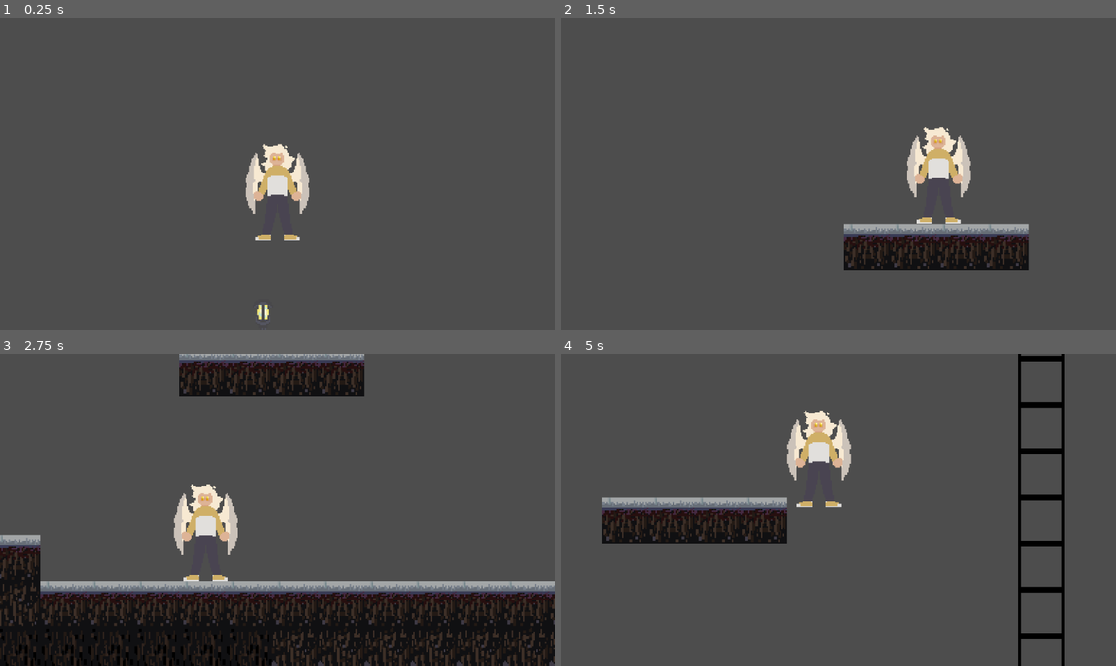
Above: before the commit, frames 1-4 (two rows, left to right).
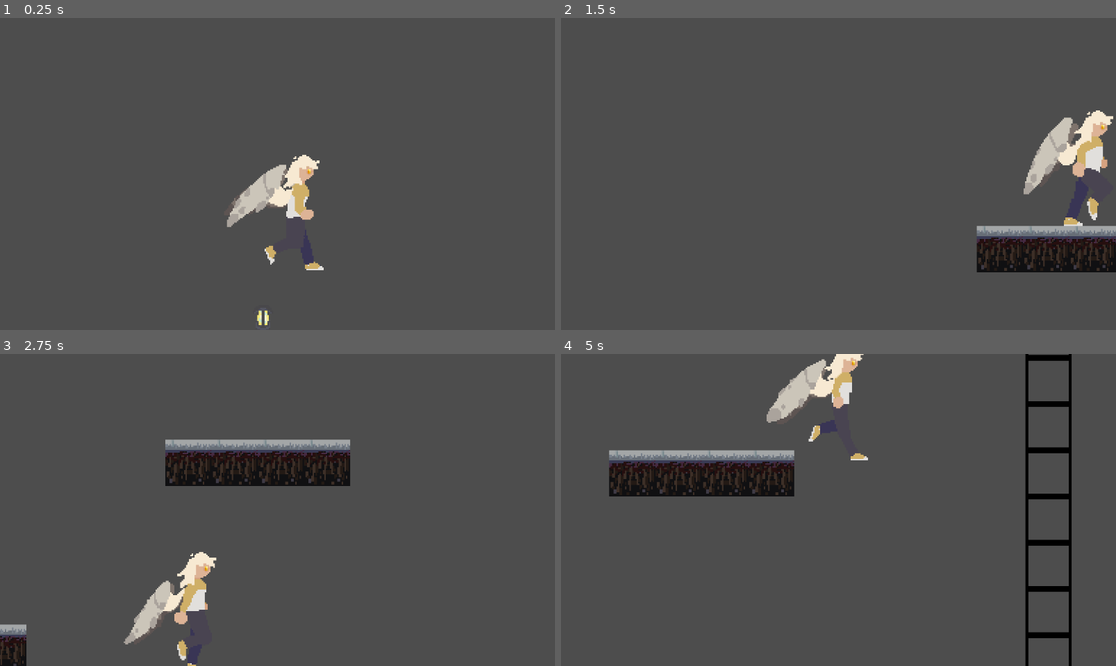
Above: after the commit, the same moments.

Repository: k-drag0n/Kayleigh-s-DAE-Projects
Game: Godot game, scene res://world.tscn
Two runs of this game, one before a commit and one after it. Both use one fixed random seed, a clock stepped at 60 frames per second and the inputs below. This scene is started directly instead of the project's main scene.
Inputs:
- Up to frame 1 (0.25 s): no input
- Up to frame 2 (1.5 s): tap Enter (ui_accept) at 0.5 s; hold D (right) from 0.53 s (still down); tap W (jump) at 0.77 s
- Up to frame 3 (2.75 s): tap W (jump) at 1.52 s; release D (right) at 2.03 s; hold A (left) from 2.03 s (still down)
- Up to frame 4 (5 s): release A (left) at 2.78 s; hold D (right) 2.78-4.28 s; tap W (jump) at 3.02, 3.77, 4.52 s; hold A (left) from 4.28 s (still down)

The runs differ from the first frame. In frame 1, 2.5% of the frame differs, in the area x 40-59%, y 40-99%; in frame 2, 10%; in frame 3, 38%, in the area x 0-100%, y 0-100%; in frame 4, 15%.

Commit message:
updating repository, imported sprites

Diff:
--- a/godot stuff/CharacterBody2D.gd
+++ b/godot stuff/CharacterBody2D.gd
@@ -11,7 +11,7 @@
 @export var jumps_made = 0
 @export var doublejumpstrength :=  -250.0
 
-
+@onready var _animated_sprite = $AnimatedSprite2D
 
 
 var _jumpsmade := 0
@@ -32,11 +32,16 @@
 	if Input.is_action_pressed("left"):
 		velocity.x = -speed
 		move_and_slide()
+
 	elif Input.is_action_pressed("right"):
 		velocity.x = speed
 		move_and_slide()
+
+		_animated_sprite.play("walk cycle (right)")
 	else:
 		velocity.x = 0.0
+
+		_animated_sprite.stop
 
 
 	if Input.is_action_just_pressed("jump"):
--- a/godot stuff/world.tscn
+++ b/godot stuff/world.tscn
@@ -1,11 +1,76 @@
-[gd_scene load_steps=7 format=3 uid="uid://c5riyj1v6s478"]
+[gd_scene load_steps=17 format=3 uid="uid://c5riyj1v6s478"]
 
 [ext_resource type="Script" path="res://CharacterBody2D.gd" id="1_rf0ry"]
 [ext_resource type="Texture2D" uid="uid://di5ifh2tsf0aa" path="res://RylieIdle.PNG" id="2_gbalq"]
 [ext_resource type="Texture2D" uid="uid://c7ldqg3l4u2jw" path="res://PTV TESTING TILEMAP.PNG" id="3_1tcxt"]
+[ext_resource type="Texture2D" uid="uid://bmqdj033ctxim" path="res://RyleWalkCycle+Idle.PNG" id="3_68d7i"]
 
 [sub_resource type="RectangleShape2D" id="RectangleShape2D_5eutg"]
-size = Vector2(45, 67)
+size = Vector2(52, 80)
+
+[sub_resource type="AtlasTexture" id="AtlasTexture_lfqq3"]
+atlas = ExtResource("3_68d7i")
+region = Rect2(100, 0, 100, 100)
+
+[sub_resource type="AtlasTexture" id="AtlasTexture_pkxrc"]
+atlas = ExtResource("3_68d7i")
+region = Rect2(200, 0, 100, 100)
+
+[sub_resource type="AtlasTexture" id="AtlasTexture_8t48l"]
+atlas = ExtResource("3_68d7i")
+region = Rect2(300, 0, 100, 100)
+
+[sub_resource type="AtlasTexture" id="AtlasTexture_r2ef8"]
+atlas = ExtResource("3_68d7i")
+region = Rect2(400, 0, 100, 100)
+
+[sub_resource type="AtlasTexture" id="AtlasTexture_ryug5"]
+atlas = ExtResource("3_68d7i")
+region = Rect2(500, 0, 100, 100)
+
+[sub_resource type="AtlasTexture" id="AtlasTexture_fva0g"]
+atlas = ExtResource("3_68d7i")
+region = Rect2(600, 0, 100, 100)
+
+[sub_resource type="AtlasTexture" id="AtlasTexture_slhrd"]
+atlas = ExtResource("3_68d7i")
+region = Rect2(700, 0, 100, 100)
+
+[sub_resource type="AtlasTexture" id="AtlasTexture_ovndn"]
+atlas = ExtResource("3_68d7i")
+region = Rect2(800, 0, 100, 100)
+
+[sub_resource type="SpriteFrames" id="SpriteFrames_e73rn"]
+animations = [{
+"frames": [{
+"duration": 1.0,
+"texture": SubResource("AtlasTexture_lfqq3")
+}, {
+"duration": 1.0,
+"texture": SubResource("AtlasTexture_pkxrc")
+}, {
+"duration": 1.0,
+"texture": SubResource("AtlasTexture_8t48l")
+}, {
+"duration": 1.0,
+"texture": SubResource("AtlasTexture_r2ef8")
+}, {
+"duration": 1.0,
+"texture": SubResource("AtlasTexture_ryug5")
+}, {
+"duration": 1.0,
+"texture": SubResource("AtlasTexture_fva0g")
+}, {
+"duration": 1.0,
+"texture": SubResource("AtlasTexture_slhrd")
+}, {
+"duration": 1.0,
+"texture": SubResource("AtlasTexture_ovndn")
+}],
+"loop": true,
+"name": &"walk cycle (right)",
+"speed": 12.0
+}]
 
 [sub_resource type="TileSetAtlasSource" id="TileSetAtlasSource_nxqn1"]
 resource_name = "1 Initial testing map"
@@ -124,20 +189,24 @@
 script = ExtResource("1_rf0ry")
 
 [node name="Sprite2D" type="Sprite2D" parent="mainchar"]
+visible = false
 position = Vector2(9.53674e-07, 0)
 scale = Vector2(0.833855, 0.833856)
 texture = ExtResource("2_gbalq")
 
 [node name="CollisionShape2D" type="CollisionShape2D" parent="mainchar"]
-visible = false
-position = Vector2(0.5, 0)
+position = Vector2(10, 10)
 shape = SubResource("RectangleShape2D_5eutg")
 
 [node name="Camera2D" type="Camera2D" parent="mainchar"]
 zoom = Vector2(3, 3)
 position_smoothing_enabled = true
+position_smoothing_speed = 2.0
 
 [node name="AnimatedSprite2D" type="AnimatedSprite2D" parent="mainchar"]
+sprite_frames = SubResource("SpriteFrames_e73rn")
+animation = &"walk cycle (right)"
+frame_progress = 0.508654
 
 [node name="TileMap" type="TileMap" parent="."]
 tile_set = SubResource("TileSet_o3ve2")
Binary file added: godot stuff/RyleWalkCycle+Idle.PNG
Not shown, added: godot stuff/RyleWalkCycle+Idle.PNG.import
